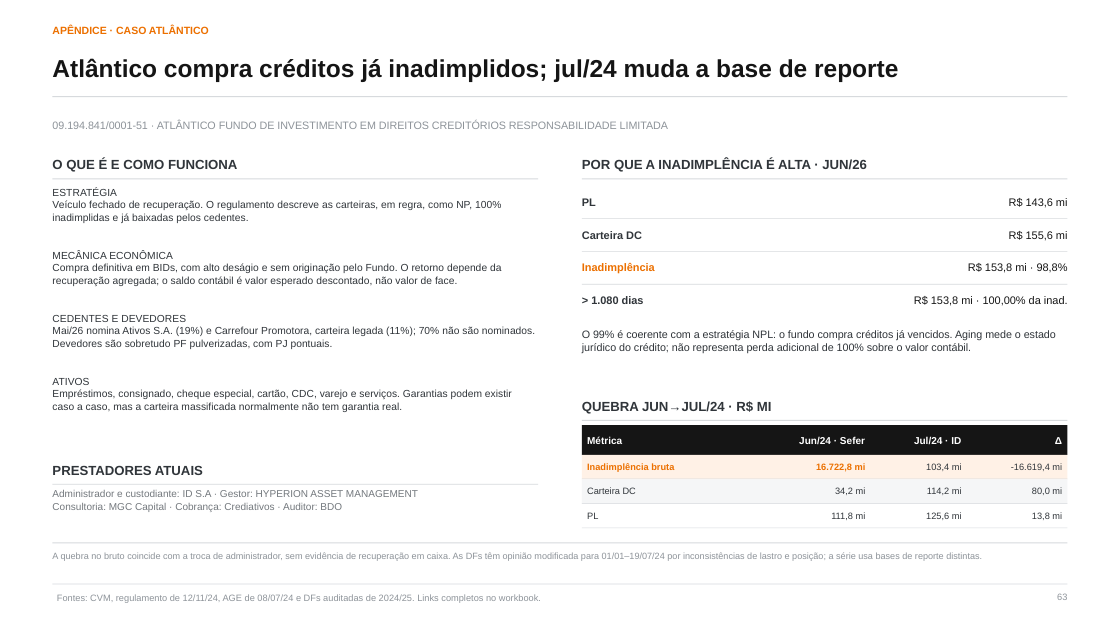
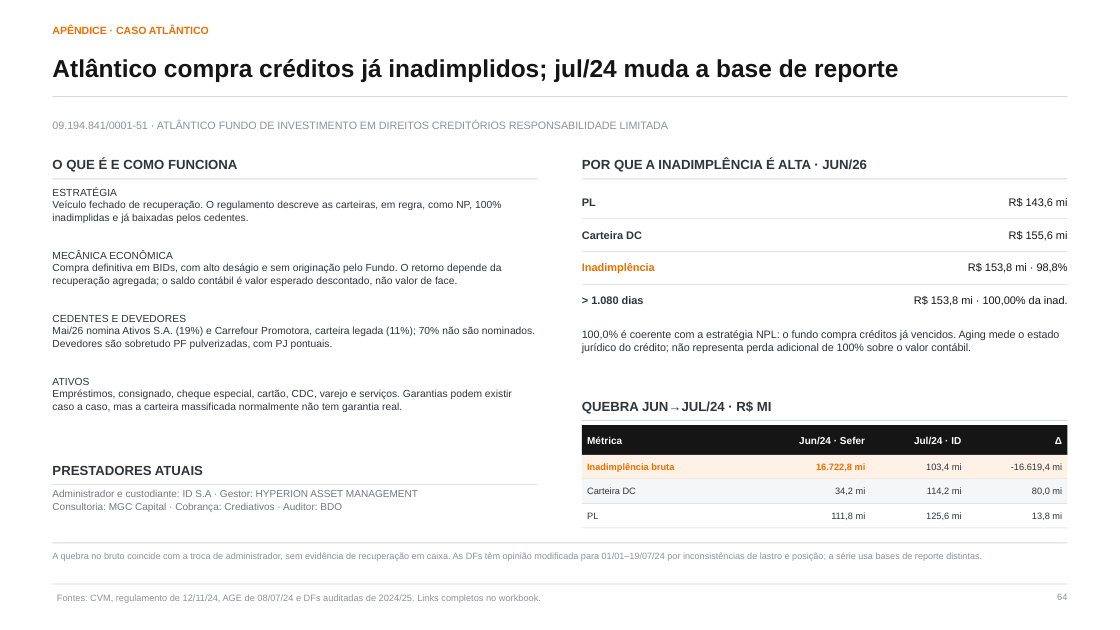
Before and after one commit to abalroar/fidc, a slide deck: slide 64 of data/industry_study/generated_revision/industry_executive_revised.pptx (slide 63 before the commit). Drawn at 1120x630 pixels with LibreOffice and Linux fonts; fonts in the diff are those of the drawing. Boxes give left, top, right and bottom in pixels: in the first picture for what was removed or moved away, otherwise in the second. Text is boxed around its words. In the diff, an @@ line names an element or a change of style, - is before the commit and + after.

```diff
--- a/data/industry_study/generated_revision/industry_executive_revised.pptx
+++ b/data/industry_study/generated_revision/industry_executive_revised.pptx
@@ text at (582, 330, 1059, 353): text changed @@
-O 99% é coerente com a estratégia NPL: o fundo compra créditos já vencidos. Aging mede o estado jurídico do crédito; não representa perda adicional de 100% sobre o valor contábil.
+100,0% é coerente com a estratégia NPL: o fundo compra créditos já vencidos. Aging mede o estado jurídico do crédito; não representa perda adicional de 100% sobre o valor contábil.
```
Also in this commit, not shown: 29 other slides changed, 1 slide added, 21 other files.
